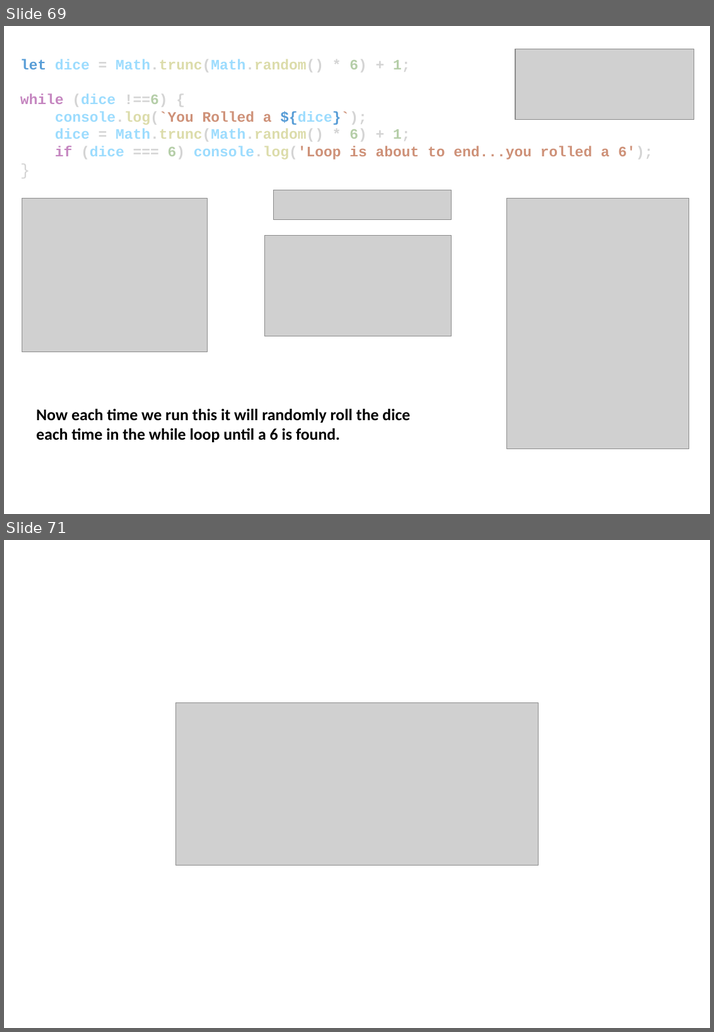
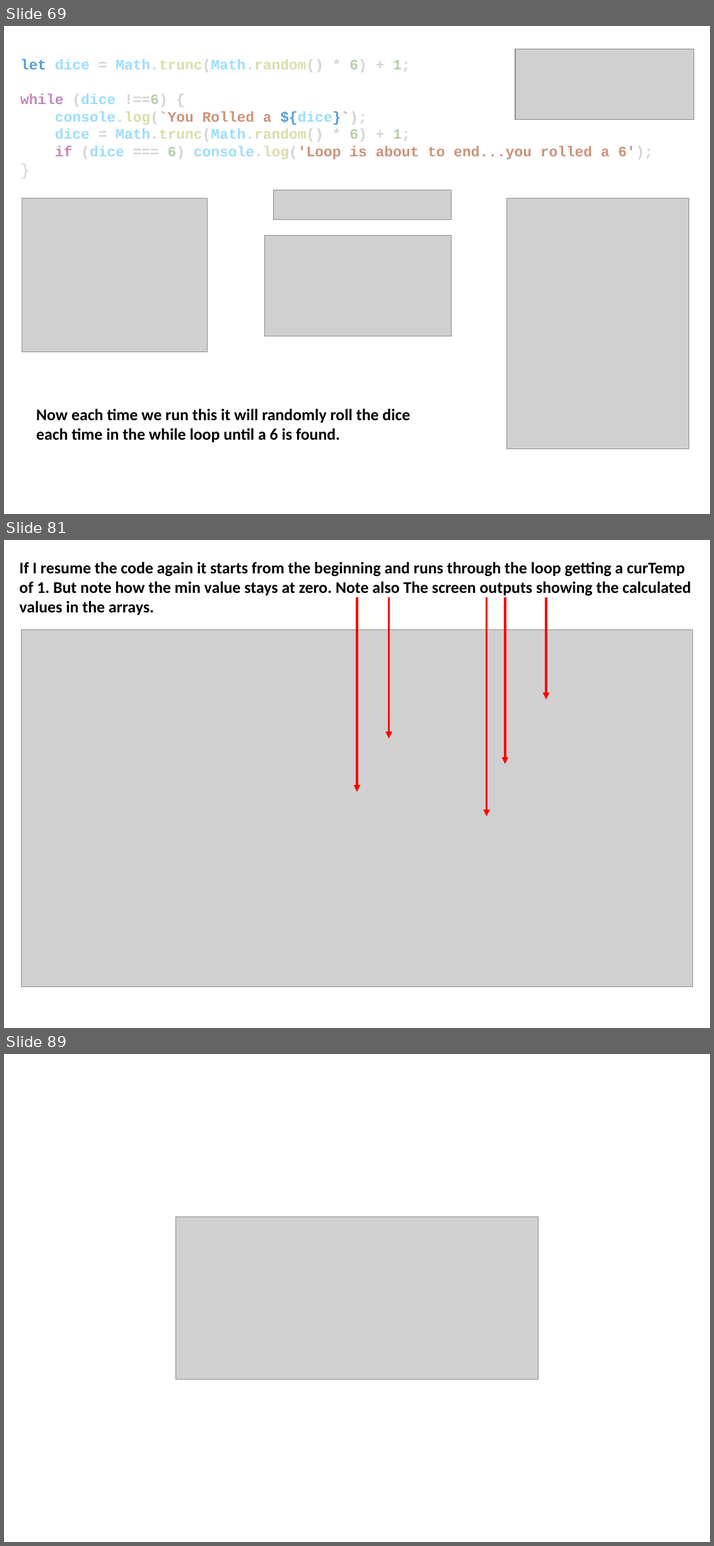
Before and after one commit to EL-EL-BCN/Complete-Javascript-Course, a slide deck: complete-javascript-course.pptx. Shown one above the other, each under a label of ours: slides 69 and 71 before the commit, slides 69, 81 and 89 after it; the slides between them are not shown. The pictures are 714x1032 and 714x1546 pixels, drawn with LibreOffice and Linux fonts; fonts in the diff are those of the drawing; grey boxes stand for pictures. Boxes give left, top, right and bottom in pixels: in the first picture for what was removed or moved away, otherwise in the second. Text is boxed around its words. In the diff, an @@ line names an element or a change of style, - is before the commit and + after.

```diff
--- a/complete-javascript-course.pptx
+++ b/complete-javascript-course.pptx
@@ slide 81 added at [4, 540, 710, 1028], background #FFFFFF @@
@@ text added at [19, 562, 691, 615], 18 pt, text #000000, bold @@
+If I resume the code again it starts from the beginning and runs through the loop getting a curTemp of 1. But note how the min value stays at zero. Note also The screen outputs showing the calculated values in the arrays.
@@ arrow added from (357, 597) to (357, 792), #FF0000 2.5 pt @@
@@ arrow added from (389, 597) to (389, 738), #FF0000 2.5 pt @@
@@ arrow added from (487, 597) to (487, 817), #FF0000 2.5 pt @@
@@ arrow added from (505, 597) to (505, 764), #FF0000 2.5 pt @@
@@ arrow added from (546, 597) to (546, 699), #FF0000 2.5 pt @@
@@ picture added at [22, 630, 693, 987] @@
@@ what was slide 71 is now slide 89 @@
```
Also in this commit, not shown: 2 slides changed, 17 other slides added, 6 other files.
